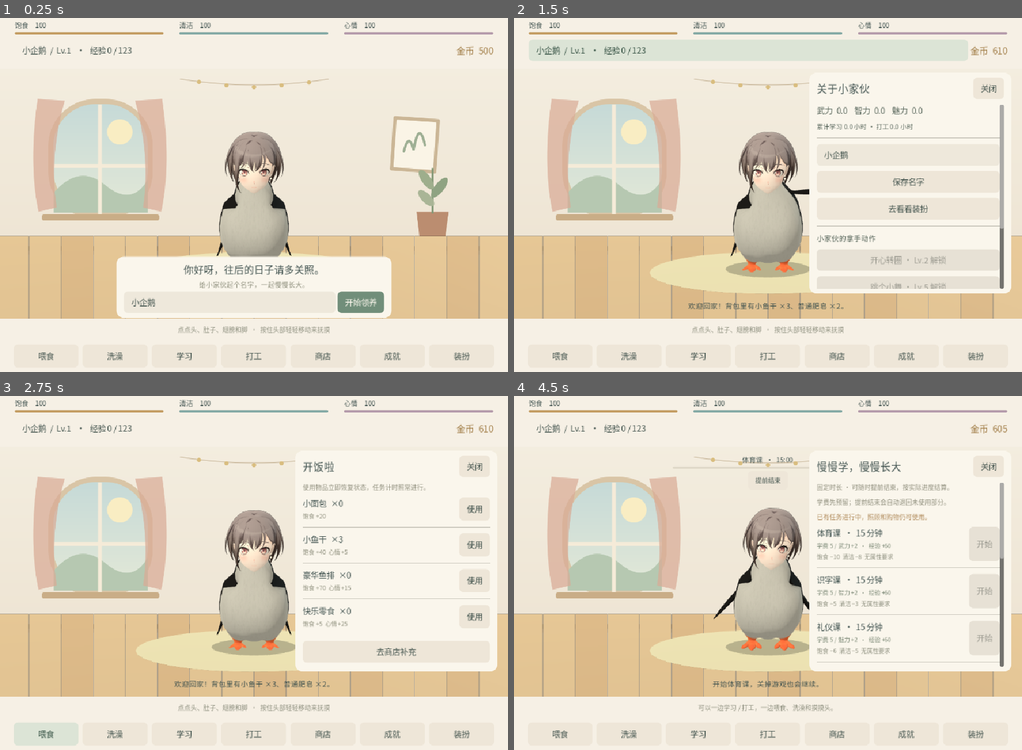
Above: before the commit, frames 1-4 (two rows, left to right).
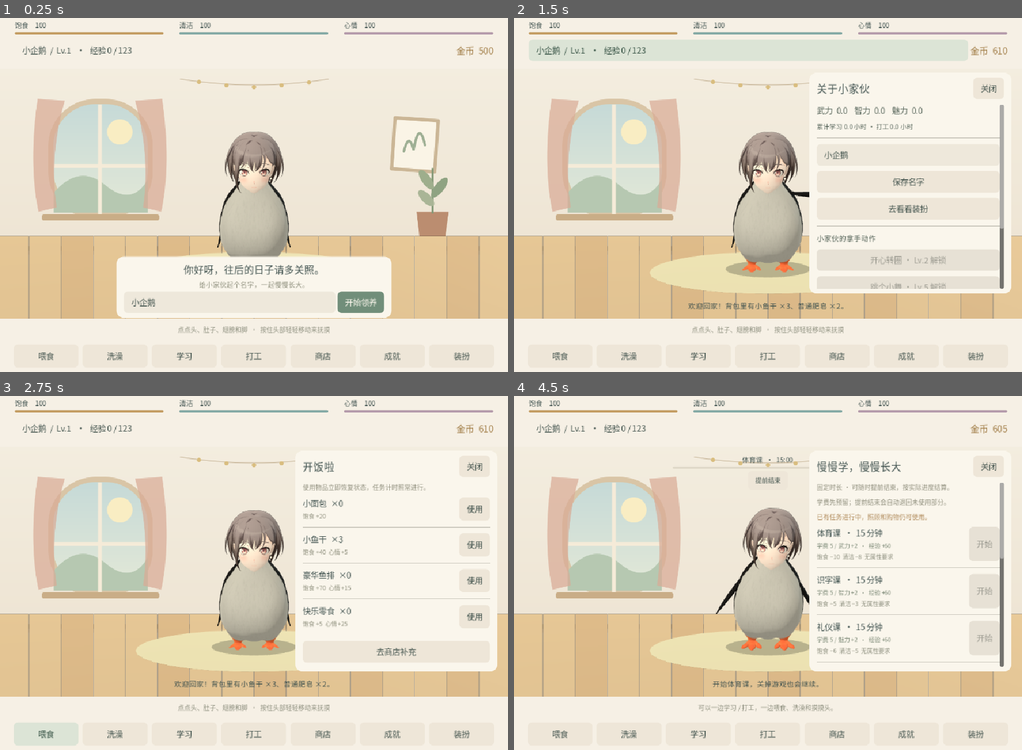
Above: after the commit, the same moments.

Repository: TTZW1001/GuguGaga
Game: Godot game, scene res://main.tscn
Two runs of this game, one before a commit and one after it. Both use one fixed random seed, a clock stepped at 60 frames per second and the inputs below.
Inputs:
- Up to frame 1 (0.25 s): no input
- Up to frame 2 (1.5 s): click "开始领养" at 0.5 s; click "小企鹅 / Lv.1 · 经验 0 / 123" at 1.25 s
- Up to frame 3 (2.75 s): click "喂食" at 2 s
- Up to frame 4 (4.5 s): click "洗澡" at 2.75 s; click "学习" at 3.5 s; click "开始" at 4.25 s

The runs differ from the first frame. In frame 1, 0.3% of the frame differs, in the area x 42-58%, y 46-68%; in frame 2, 0.2%; in frame 3, 0.3%; in frame 4, 0.4%, in the area x 39-59%, y 45-64%.

Commit message:
Preserve chest silhouette when animating flippers

Diff:
--- a/scripts/tomori_penguin.gd
+++ b/scripts/tomori_penguin.gd
@@ -88,6 +88,16 @@
 func open_mouth(amount: float):
 	set_expression("face_Base_obj_morph5",amount)
 
+func turn_flipper(side: String, axis: Vector3, angle: float):
+	# Shoulder bones also skin the chest and neck: animate the flipper hinge.
+	# Pose rotations use parent space; the shoulder's rolled axes differ on each
+	# side, so convert the intended model-space axis instead of assuming local Z.
+	var bone_name = "arm_stretch_"+side
+	var idx = skeleton.find_bone(bone_name)
+	var parent = skeleton.get_bone_parent(idx)
+	var axis_in_parent = skeleton.get_bone_global_pose(parent).basis.inverse()*axis
+	turn_bone(bone_name,axis_in_parent.normalized(),angle)
+
 func idle_blink(delta: float) -> float:
 	if not action.is_empty():
 		blink_elapsed = -1.0
@@ -130,15 +140,15 @@
 	torso.rotation = Vector3.ZERO
 	torso.position.y = sin(time*2)*0.009
 	# Lower the source's T-pose wings to a relaxed angle before other movement.
-	turn_bone("shoulder_l",Vector3.FORWARD,1.15)
-	turn_bone("shoulder_r",Vector3.FORWARD,-1.15)
+	turn_flipper("l",Vector3.FORWARD,1.25)
+	turn_flipper("r",Vector3.FORWARD,-1.25)
 	turn_bone("head_x",Vector3.RIGHT,sin(time*1.4)*0.018)
 	if moving:
 		var walk = sin(time*8)
 		turn_bone("leftthigh",Vector3.RIGHT,walk*0.22)
 		turn_bone("rightthigh",Vector3.RIGHT,-walk*0.22)
-		turn_bone("shoulder_l",Vector3.RIGHT,walk*0.12)
-		turn_bone("shoulder_r",Vector3.RIGHT,-walk*0.12)
+		turn_flipper("l",Vector3.RIGHT,walk*0.12)
+		turn_flipper("r",Vector3.RIGHT,-walk*0.12)
 		turn_bone("spine_01_x",Vector3.FORWARD,walk*0.035)
 		torso.position.y += absf(walk)*0.025
 	book.visible = task_kind == "study" and task_id not in ["sport","martial","combat","stage"]
@@ -147,15 +157,15 @@
 		if book.visible or task_id in ["library","code"]:
 			book.visible = true
 			turn_bone("head_x",Vector3.RIGHT,0.1+sin(time*2.5)*0.035)
-			turn_bone("arm_stretch_l",Vector3.RIGHT,-0.45)
-			turn_bone("arm_stretch_r",Vector3.RIGHT,-0.45)
+			turn_flipper("l",Vector3.RIGHT,-0.45)
+			turn_flipper("r",Vector3.RIGHT,-0.45)
 		elif task_id in ["sport","martial","combat","idol","stage"]:
-			turn_bone("shoulder_l",Vector3.FORWARD,-0.5+sin(time*3)*0.25)
-			turn_bone("shoulder_r",Vector3.FORWARD,0.5-sin(time*3)*0.25)
+			turn_flipper("l",Vector3.FORWARD,-0.5+sin(time*3)*0.25)
+			turn_flipper("r",Vector3.FORWARD,0.5-sin(time*3)*0.25)
 			turn_bone("spine_01_x",Vector3.FORWARD,sin(time*3)*0.07)
 			torso.position.y += absf(sin(time*3))*0.035
 		else:
-			turn_bone("arm_stretch_l",Vector3.FORWARD,-0.35+sin(time*3)*0.2)
+			turn_flipper("l",Vector3.FORWARD,-0.35+sin(time*3)*0.2)
 			turn_bone("head_x",Vector3.FORWARD,sin(time*2)*0.045)
 	var elapsed = action_total-action_left
 	var wave = sin(elapsed*10)
@@ -179,18 +189,18 @@
 		"belly":
 			turn_bone("spine_01_x",Vector3.RIGHT,-envelope*0.12)
 			turn_bone("head_x",Vector3.RIGHT,-envelope*0.08)
-			turn_bone("shoulder_l",Vector3.FORWARD,-envelope*0.4)
-			turn_bone("shoulder_r",Vector3.FORWARD,envelope*0.4)
+			turn_flipper("l",Vector3.FORWARD,-envelope*0.4)
+			turn_flipper("r",Vector3.FORWARD,envelope*0.4)
 			close_eyes(expression_envelope)
 			smile(envelope)
-		"wing_l": turn_bone("shoulder_r",Vector3.FORWARD,envelope*(1.2+wave*0.2))
-		"wing_r": turn_bone("shoulder_l",Vector3.FORWARD,-envelope*(1.2+wave*0.2))
+		"wing_l": turn_flipper("r",Vector3.FORWARD,envelope*(1.2+wave*0.2))
+		"wing_r": turn_flipper("l",Vector3.FORWARD,-envelope*(1.2+wave*0.2))
 		"hop","feet","celebrate":
 			torso.position.y = absf(sin(elapsed*5))*0.23*envelope
 			turn_bone("leftthigh",Vector3.RIGHT,-envelope*0.15)
 			turn_bone("rightthigh",Vector3.RIGHT,-envelope*0.15)
-			turn_bone("shoulder_l",Vector3.FORWARD,-envelope*0.6)
-			turn_bone("shoulder_r",Vector3.FORWARD,envelope*0.6)
+			turn_flipper("l",Vector3.FORWARD,-envelope*0.6)
+			turn_flipper("r",Vector3.FORWARD,envelope*0.6)
 			smile(envelope*0.8)
 		"feed":
 			turn_bone("head_x",Vector3.RIGHT,wave*0.045)
@@ -204,14 +214,14 @@
 			set_expression("face_Base_obj_morph6",envelope*0.8)
 		"spin":
 			torso.rotation.y = (1-action_left/action_total)*TAU
-			turn_bone("shoulder_l",Vector3.FORWARD,-envelope*0.5)
-			turn_bone("shoulder_r",Vector3.FORWARD,envelope*0.5)
+			turn_flipper("l",Vector3.FORWARD,-envelope*0.5)
+			turn_flipper("r",Vector3.FORWARD,envelope*0.5)
 			smile(envelope)
 		"dance":
 			turn_bone("spine_01_x",Vector3.FORWARD,wave*0.08*envelope)
 			turn_bone("head_x",Vector3.FORWARD,-wave*0.05*envelope)
-			turn_bone("shoulder_l",Vector3.FORWARD,-0.6-wave*0.3)
-			turn_bone("shoulder_r",Vector3.FORWARD,0.6-wave*0.3)
+			turn_flipper("l",Vector3.FORWARD,-0.6-wave*0.3)
+			turn_flipper("r",Vector3.FORWARD,0.6-wave*0.3)
 			turn_bone("leftthigh",Vector3.RIGHT,wave*0.2)
 			turn_bone("rightthigh",Vector3.RIGHT,-wave*0.2)
 			smile(0.8)
--- /dev/null
+++ b/tests/test_model.gd
@@ -0,0 +1,132 @@
+extends SceneTree
+# Check actual skinned geometry, so an arm animation cannot quietly pinch the
+# upper chest again. The reference is the imported model's undeformed rest pose.
+var checks = 0
+var failed = 0
+
+func _initialize(): call_deferred("run")
+
+func expect(ok: bool, description: String):
+	checks += 1
+	if not ok:
+		failed += 1
+		printerr("MODEL FAIL: ",description)
+	else: print("MODEL OK: ",description)
+
+func skin_vertices(pet: Node3D) -> PackedVector3Array:
+	var body = pet.model.find_children("mesh0","MeshInstance3D",true,false)[0]
+	var arrays = body.mesh.surface_get_arrays(0)
+	var positions: PackedVector3Array = arrays[Mesh.ARRAY_VERTEX]
+	var bones: PackedInt32Array = arrays[Mesh.ARRAY_BONES]
+	var weights: PackedFloat32Array = arrays[Mesh.ARRAY_WEIGHTS]
+	var transforms: Array[Transform3D] = []
+	for i in body.skin.get_bind_count():
+		var bone = body.skin.get_bind_bone(i)
+		if bone < 0: bone = pet.skeleton.find_bone(body.skin.get_bind_name(i))
+		transforms.append(pet.skeleton.get_bone_global_pose(bone)*body.skin.get_bind_pose(i))
+	var result = PackedVector3Array()
+	var stride = bones.size()/positions.size()
+	for i in positions.size():
+		var p = Vector3.ZERO
+		for j in stride:
+			var k = i*stride+j
+			p += (transforms[bones[k]]*positions[i])*weights[k]
+		result.append(p)
+	return result
+
+func run():
+	var pet = load("res://scripts/tomori_penguin.gd").new()
+	root.add_child(pet)
+	pet.set_process(false)
+	pet.idle_left = 1000
+	pet.skeleton.reset_bone_poses()
+	var rest = skin_vertices(pet)
+	var chest: Array[int] = []
+	for i in rest.size():
+		var p = rest[i]
+		if absf(p.x)<0.105 and p.y>0.43 and p.y<0.58 and p.z>0.03:
+			chest.append(i)
+	expect(chest.size()>15,"upper chest geometry sampled from rest pose")
+	pet._process(0)
+	var idle = skin_vertices(pet)
+	for action in ["","wing_l","wing_r"]:
+		if action != "":
+			pet.perform(action,1.8)
+			pet.action_left = 0.9
+		pet._process(0)
+		var posed = skin_vertices(pet)
+		var chest_motion = 0.0
+		var left_motion = 0.0
+		var right_motion = 0.0
+		for i in rest.size():
+			if i in chest: chest_motion = maxf(chest_motion,rest[i].distance_to(posed[i]))
+			if rest[i].x>0.35: left_motion = maxf(left_motion,idle[i].distance_to(posed[i]))
+			if rest[i].x< -0.35: right_motion = maxf(right_motion,idle[i].distance_to(posed[i]))
+		expect(chest_motion<0.006,"rest chest silhouette preserved during "+("idle" if action=="" else action))
+		if action=="wing_l": expect(right_motion>0.1 and left_motion<0.001,"left interaction moves its flipper independently")
+		if action=="wing_r": expect(left_motion>0.1 and right_motion<0.001,"right interaction moves its flipper independently")
+	pet.free()
+	await capture_poses()
+	print("MODEL_TESTS ",checks," checks, ",failed," failures")
+	quit(0 if failed==0 else 1)
+
+func capture_poses():
+	var canvas = SubViewport.new()
+	canvas.size = Vector2i(1500,1000)
+	canvas.render_target_update_mode = SubViewport.UPDATE_ALWAYS
+	root.add_child(canvas)
+	var layout = GridContainer.new()
+	layout.columns = 5
+	canvas.add_child(layout)
+	for angle in [0.0,0.5]:
+		for pose in ["Source rest","Idle","Wave","Study","Exercise"]:
+			var cell = VBoxContainer.new()
+			cell.custom_minimum_size = Vector2(296,490)
+			layout.add_child(cell)
+			var title = Label.new()
+			title.text = pose+(" / front" if angle==0 else " / 3-4")
+			cell.add_child(title)
+			var container = SubViewportContainer.new()
+			cell.add_child(container)
+			var viewport = SubViewport.new()
+			viewport.size = Vector2i(296,460)
+			viewport.own_world_3d = true
+			container.add_child(viewport)
+			var pet = load("res://scripts/tomori_penguin.gd").new()
+			viewport.add_child(pet)
+			pet.set_process(false)
+			pet.idle_left = 1000
+			if pose=="Wave":
+				pet.perform("wing_l",1.8)
+				pet.action_left = 0.9
+			if pose=="Study":
+				pet.task_kind = "study"
+				pet.task_id = "read"
+			if pose=="Exercise":
+				pet.task_kind = "study"
+				pet.task_id = "sport"
+			pet._process(0)
+			if pose=="Source rest": pet.skeleton.reset_bone_poses()
+			pet.rotation.y = angle
+			var env = WorldEnvironment.new()
+			env.environment = Environment.new()
+			env.environment.background_mode = Environment.BG_COLOR
+			env.environment.background_color = Color("eee7da")
+			env.environment.ambient_light_source = Environment.AMBIENT_SOURCE_COLOR
+			env.environment.ambient_light_color = Color("fff4df")
+			env.environment.ambient_light_energy = 0.65
+			viewport.add_child(env)
+			var light = DirectionalLight3D.new()
+			light.rotation_degrees = Vector3(-30,-25,0)
+			light.light_energy = 0.65
+			viewport.add_child(light)
+			var camera = Camera3D.new()
+			camera.projection = Camera3D.PROJECTION_ORTHOGONAL
+			camera.size = 2.9
+			camera.position = Vector3(0,1.4,6)
+			viewport.add_child(camera)
+			camera.look_at(Vector3(0,1.3,0))
+			camera.current = true
+	await create_timer(0.5).timeout
+	await RenderingServer.frame_post_draw
+	canvas.get_texture().get_image().save_png("res://tests/output/model_poses.png")
Binary file changed: assets/tomori/penguin.glb
Not shown, changed: export_presets.cfg
Not shown, changed: README.md
Not shown, changed: assets/CREDITS.md
Not shown, changed: tools/export_tomori.py
Not shown, changed: tools/test_windows_release.py
